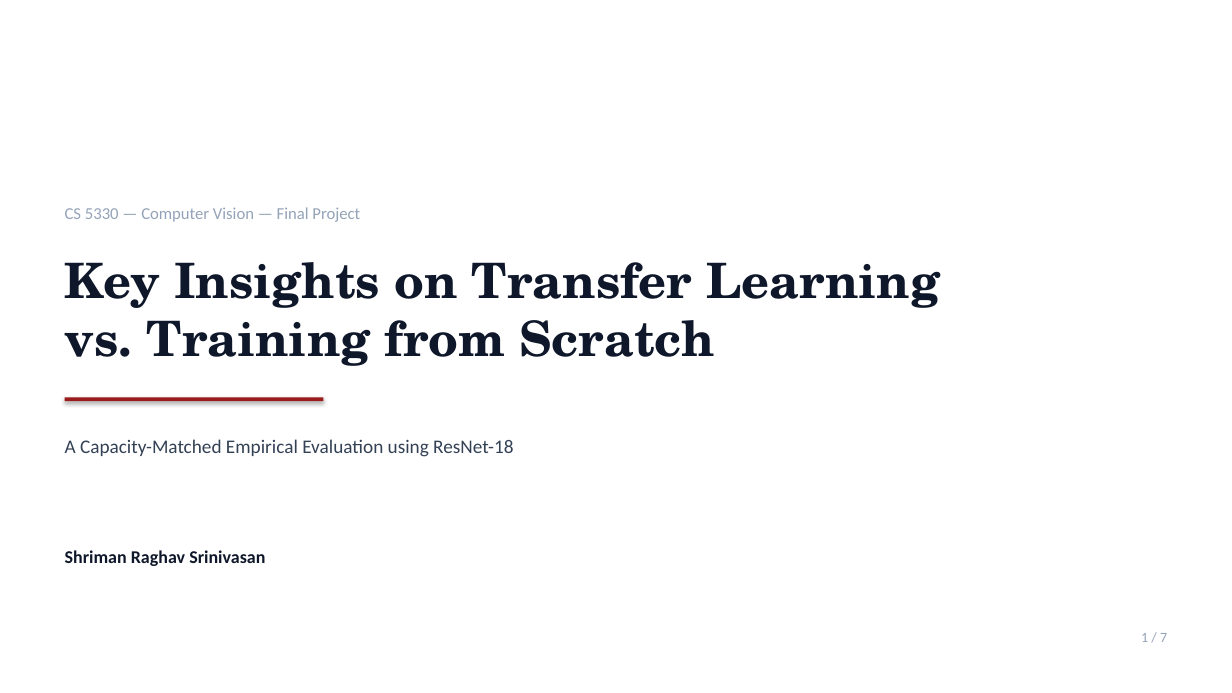
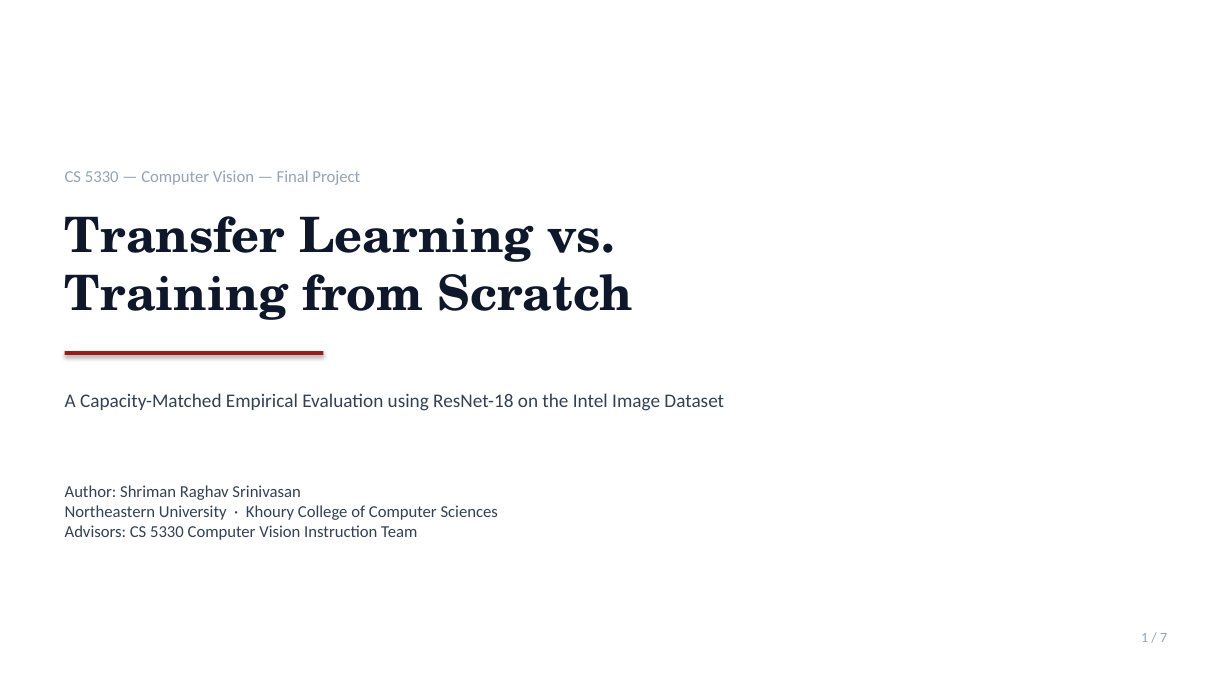
Before and after one commit to shrirag10/CS5330-Pattern-Recognition-Computer-vision-, a slide deck: slide 1 of Projects/final_project/presentation/presentation.pptx. Drawn at 1232x693 pixels with LibreOffice and Linux fonts; fonts in the diff are those of the drawing. Boxes give left, top, right and bottom in pixels: in the first picture for what was removed or moved away, otherwise in the second. Text is boxed around its words. In the diff, an @@ line names an element or a change of style, - is before the commit and + after.

```diff
--- a/Projects/final_project/presentation/presentation.pptx
+++ b/Projects/final_project/presentation/presentation.pptx
@@ text "CS 5330 — Computer Vision ...": place and size @@
-text "CS 5330 — Computer Vision ..." at [65,207,360,222]
+text "CS 5330 — Computer Vision ..." at [65,170,360,185]
@@ text at [65,216,633,320]: text changed @@
-Key Insights on Transfer Learning
-vs. Training from Scratch
+Transfer Learning vs.
+Training from Scratch
@@ rectangle: place and size @@
-rectangle at [65,397,323,401]
+rectangle at [65,351,323,355]
@@ text at [65,393,724,411]: text changed @@
-A Capacity-Matched Empirical Evaluation using ResNet-18
+A Capacity-Matched Empirical Evaluation using ResNet-18 on the Intel Image Dataset
@@ text at [65,485,498,540]: text changed; size 14 to 13 pt; text colour #0F172A to #334155; bold off @@
-Shriman Raghav Srinivasan
+Author: Shriman Raghav Srinivasan
+Northeastern University · Khoury College of Computer Sciences
+Advisors: CS 5330 Computer Vision Instruction Team
```
Also in this commit, not shown: 6 other slides changed, 1 other file.
